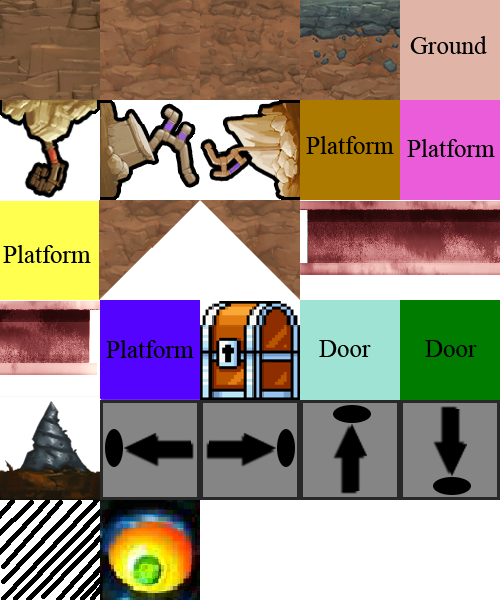
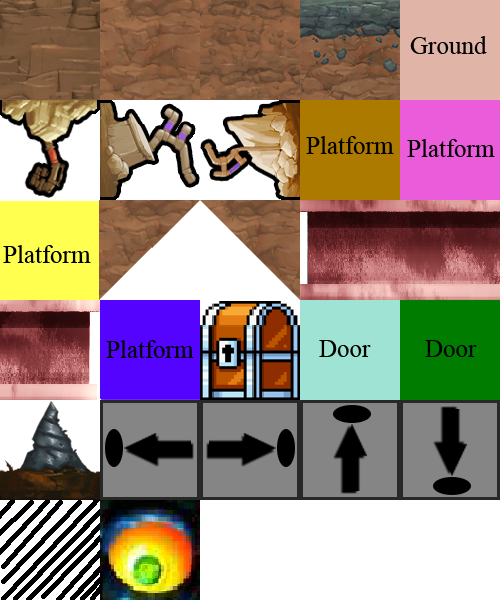
Layers edited between the first and the second 500 x 600 image:
painted on "Beam1" over [300, 200, 400, 300]
painted on "Beam 2" over [400, 200, 500, 300]
painted on "Beam 3" over [0, 300, 100, 400]
